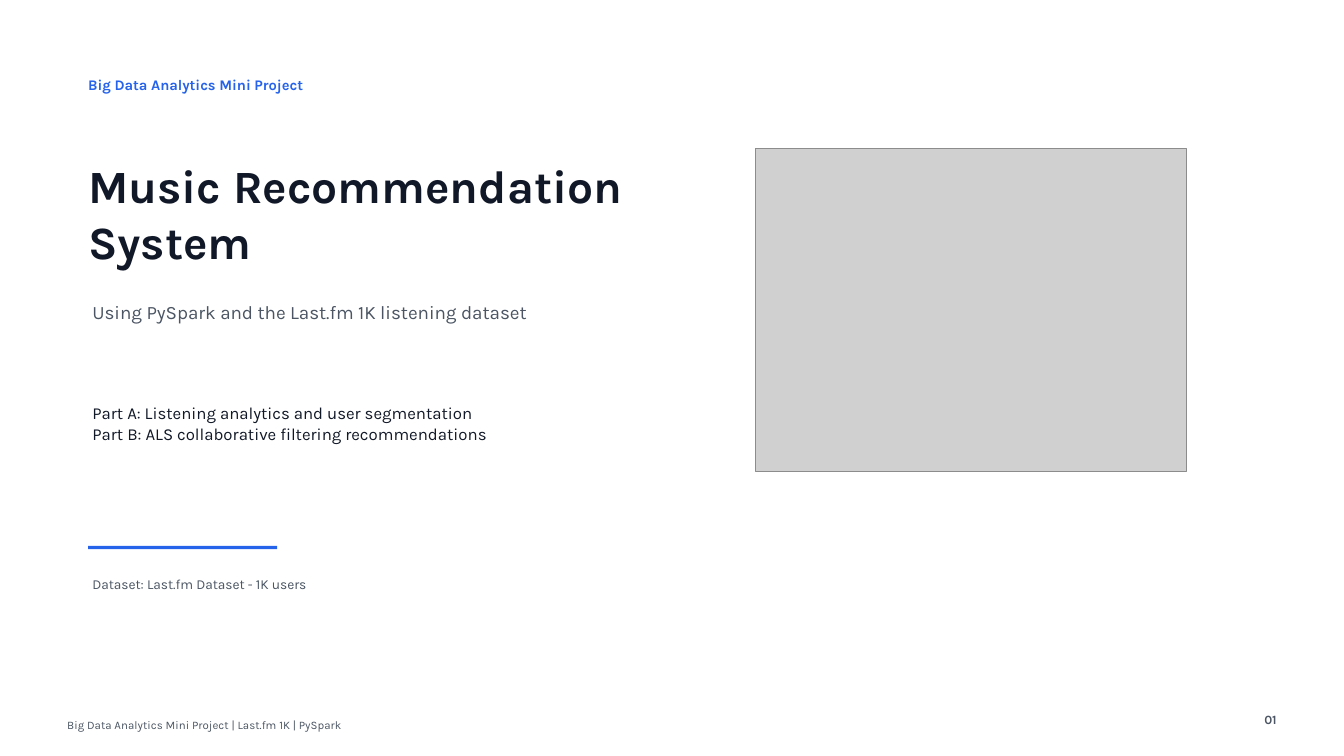
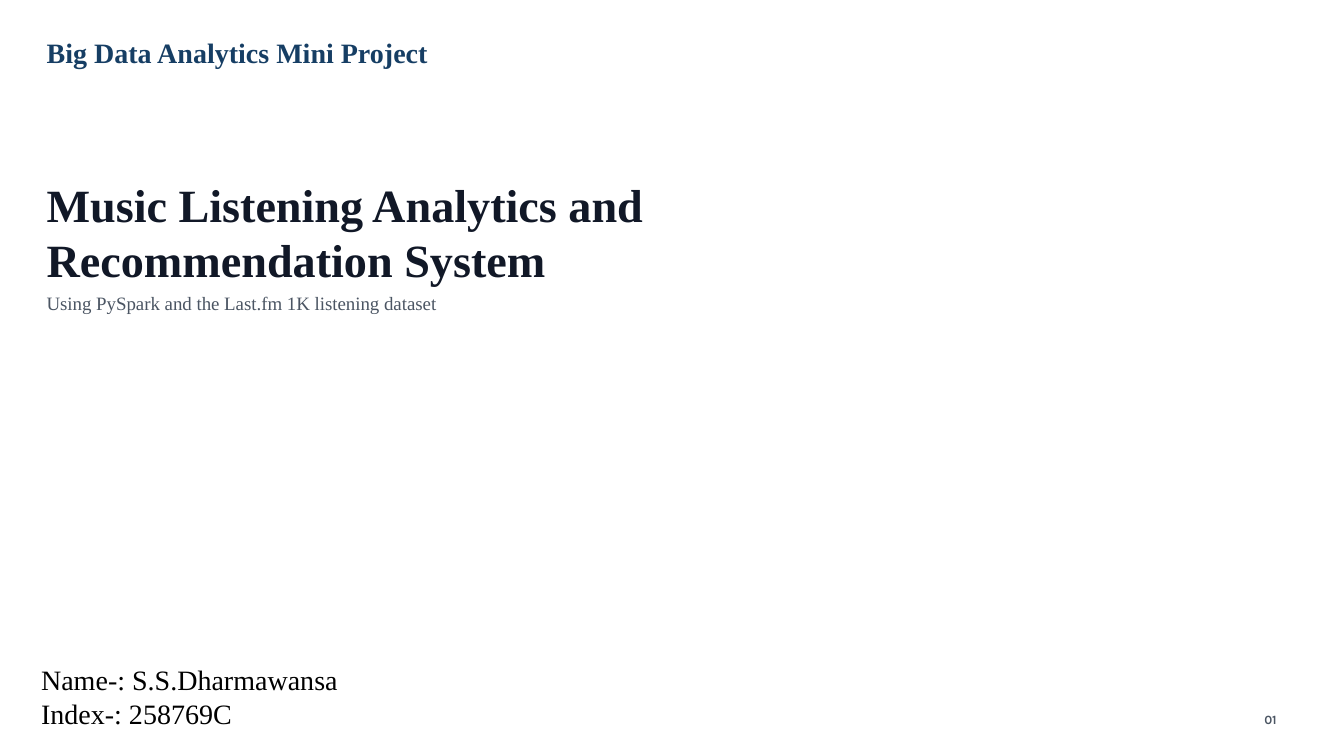
Before and after one commit to SSDharmawansa/music-recommendation-pyspark, a slide deck: slide 1 of Music_BigData_Assignment_Presentation.pptx. Drawn at 1344x756 pixels with LibreOffice and Linux fonts; fonts in the diff are those of the drawing; grey boxes stand for pictures; background and template pictures are left out. Boxes give left, top, right and bottom in pixels: in the first picture for what was removed or moved away, otherwise in the second. Text is boxed around its words. In the diff, an @@ line names an element or a change of style, - is before the commit and + after.

Commit message:
Add PDF and update presentation PPTX
Add exported PDF of the Music_BigData_Assignment presentation and update the PPTX. Binary changes include a new Music_BigData_Assignment_Presentation.pdf, a modified Music_BigData_Assignment_Presentation.pptx, and an added Office temp file (~$Music_BigData_Assignment_Presentation.pptx). Consider removing the temporary file or adding it to .gitignore.

```diff
--- a/Music_BigData_Assignment_Presentation.pptx
+++ b/Music_BigData_Assignment_Presentation.pptx
@@ text "Big Data Analytics Mini Project": place and size @@
-text "Big Data Analytics Mini Project" at [88, 79, 303, 94]
+text "Big Data Analytics Mini Project" at [47, 43, 428, 68]
@@ text "Big Data Analytics Mini Project" at [47, 43, 428, 68]: size 10.5 to 20 pt, font Karla to Times New Roman, text colour #2563EB to #163E64 @@
@@ picture removed at [756, 148, 1187, 471] @@
@@ text at [47, 190, 642, 286]: text changed; font Karla to Times New Roman @@
-Music Recommendation System
+Music Listening Analytics and Recommendation System
@@ text "Using PySpark and the Last.fm ...": place and size @@
-text "Using PySpark and the Last.fm ..." at [92, 306, 527, 324]
+text "Using PySpark and the Last.fm ..." at [47, 296, 436, 314]
@@ text "Using PySpark and the Last.fm ..." at [47, 296, 436, 314]: font Karla to Times New Roman @@
@@ text removed at [92, 407, 486, 444] @@
-Part A: Listening analytics and user segmentation
-Part B: ALS collaborative filtering recommendations
@@ rectangle removed at [89, 546, 278, 549] @@
@@ text removed at [92, 579, 307, 589] @@
-Dataset: Last.fm Dataset - 1K users
@@ text added at [41, 670, 337, 725], 20 pt, text #000000 @@
+Name-: S.S.Dharmawansa
+Index-: 258769C
@@ text removed at [67, 721, 342, 732] @@
-Big Data Analytics Mini Project | Last.fm 1K | PySpark
```
Also in this commit, not shown: 9 other slides changed, 2 other files.
